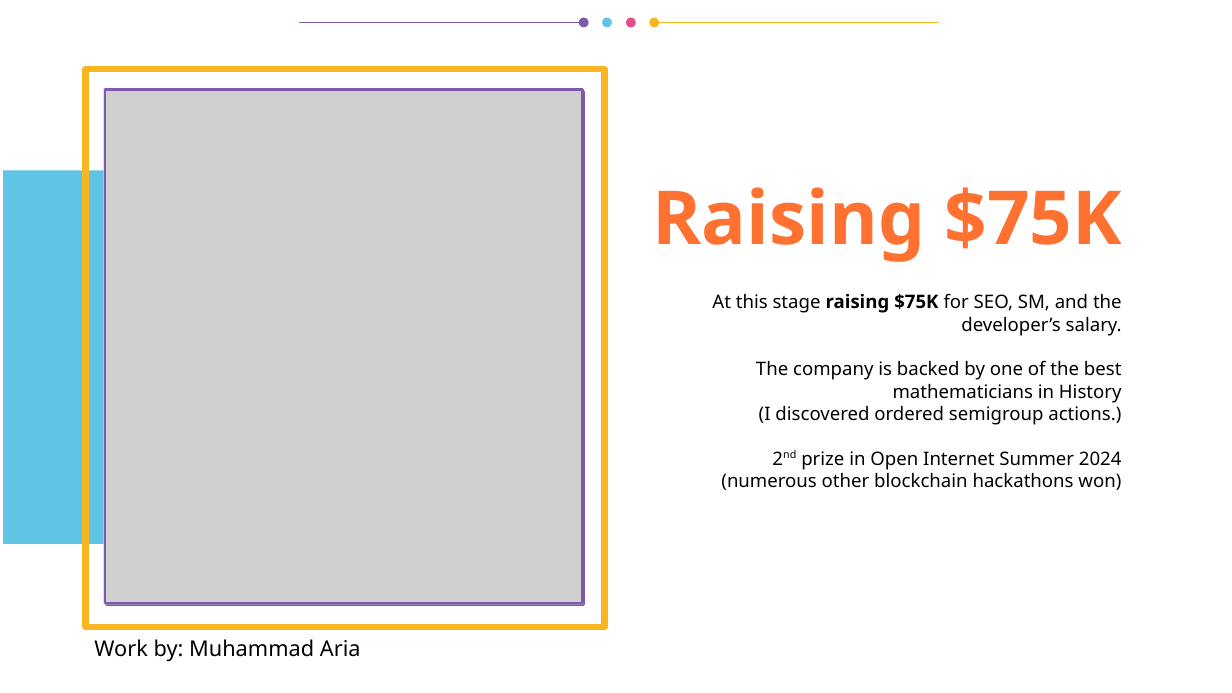
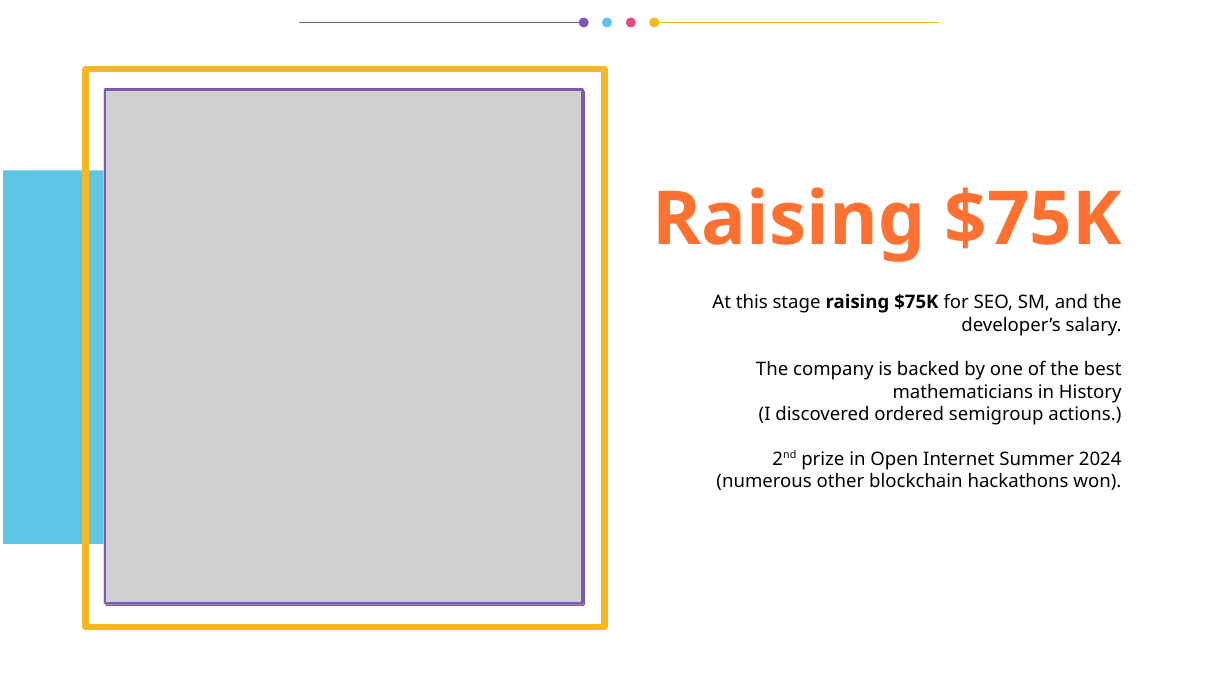
Before and after one commit to vporton/icp-package-manager, a slide deck: slide 15 of docs/presentation.odp. Drawn at 1232x693 pixels with LibreOffice and Linux fonts; fonts in the diff are those of the drawing; grey boxes stand for pictures. Boxes give left, top, right and bottom in pixels: in the first picture for what was removed or moved away, otherwise in the second. Text is boxed around its words. In the diff, an @@ line names an element or a change of style, - is before the commit and + after.

```diff
--- a/docs/presentation.odp
+++ b/docs/presentation.odp
@@ title at <box>712,293,1122,490</box>: text changed @@
-At this stage raising $75K for SEO, SM, and the developer’s salary.
-The company is backed by one of the best mathematicians in History
-(I discovered ordered semigroup actions.)
-2nd prize in Open Internet Summer 2024
-(numerous other blockchain hackathons won)
+At this stage raising $75K for SEO, SM, and the developer’s salary.
+The company is backed by one of the best mathematicians in History
+(I discovered ordered semigroup actions.)
+2nd prize in Open Internet Summer 2024
+(numerous other blockchain hackathons won).
@@ text removed at <box>94,639,361,662</box> @@
-Work by: Muhammad Aria
```
Also in this commit, not shown: 9 other slides changed.
